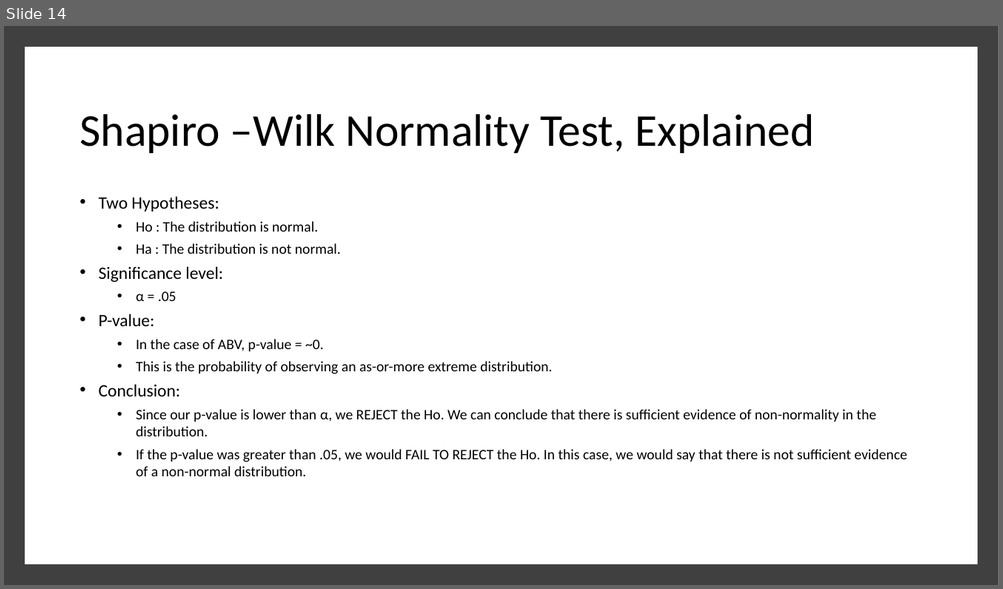
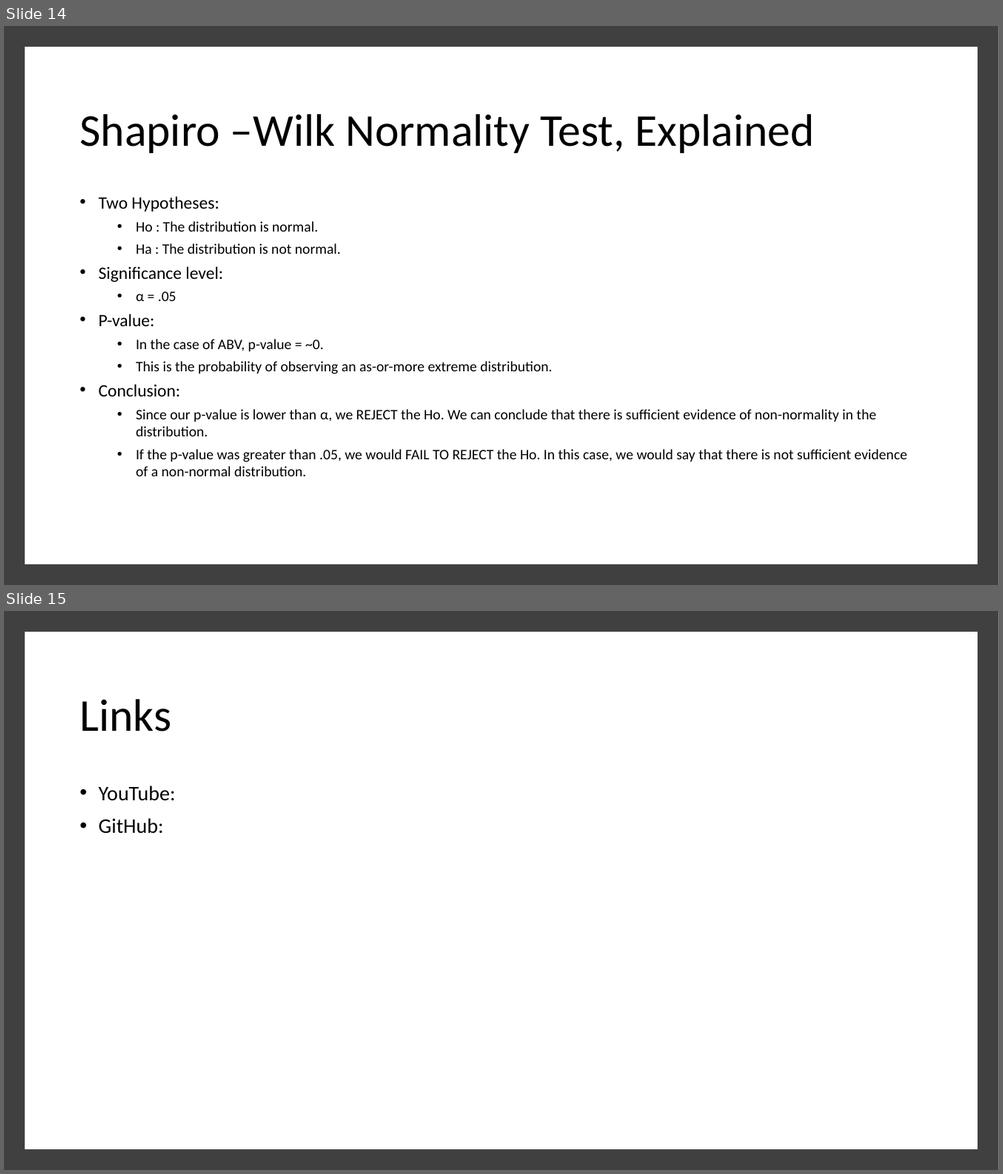
Before and after one commit to ericlaigaie/Case-Study-01, a slide deck: EDA_Presentation - AL.pptx. Shown one above the other, each under a label of ours: slide 14 before the commit, slides 14 and 15 after it. The pictures are 1003x589 and 1003x1174 pixels, drawn with LibreOffice and Linux fonts; fonts in the diff are those of the drawing. Boxes give left, top, right and bottom in pixels: in the first picture for what was removed or moved away, otherwise in the second. Text is boxed around its words. In the diff, an @@ line names an element or a change of style, - is before the commit and + after.

```diff
--- a/EDA_Presentation - AL.pptx
+++ b/EDA_Presentation - AL.pptx
@@ slide 15 added at <box>4,611,999,1170</box>, background #FFFFFF @@
@@ rectangle added at <box>4,611,999,1170</box>, fill #404040 @@
@@ rectangle added at <box>30,637,973,1145</box>, fill #FFFFFF, outline #FFFFFF 10 pt @@
@@ title added at <box>79,699,171,732</box>, 44 pt, text #000000 @@
+Links
@@ text added at <box>99,786,176,834</box>, 20 pt, text #000000 @@
+• YouTube:
+• GitHub:
```
Also in this commit, not shown: 3 slides changed, 1 slide removed.
